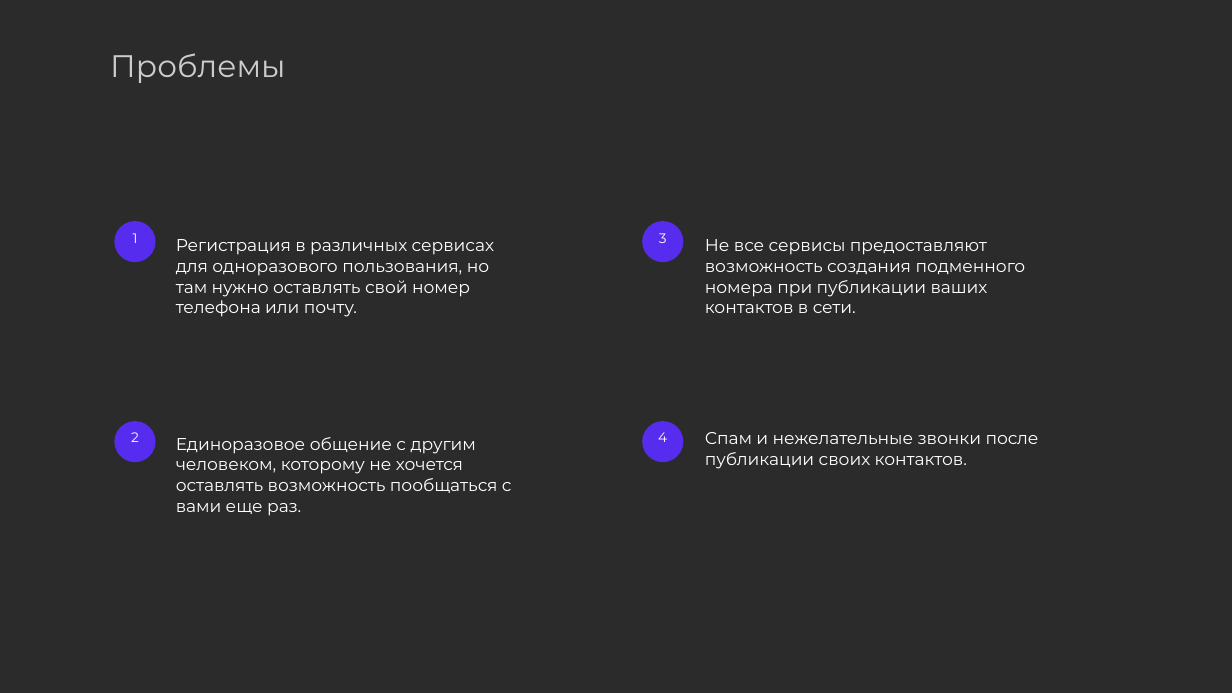
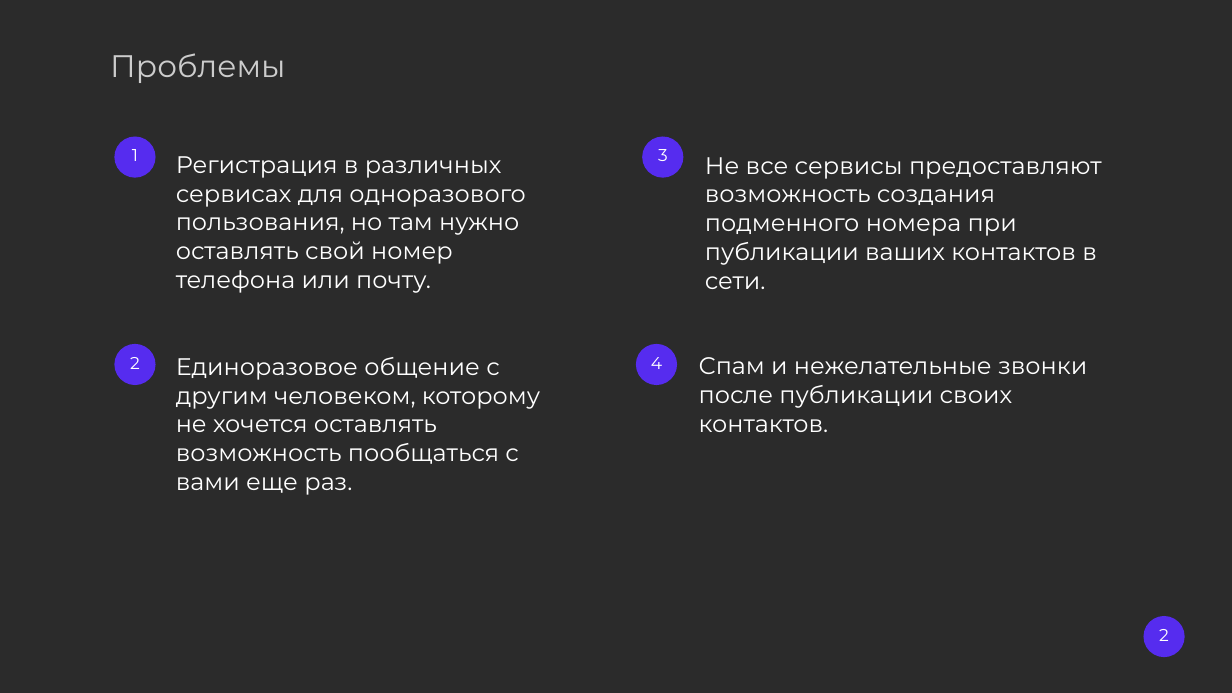
Before and after one commit to ContactProxyDev/Pitch, a slide deck: slide 2 of Startup Pitch.pptx. Drawn at 1232x693 pixels with LibreOffice and Linux fonts; fonts in the diff are those of the drawing; background and template pictures are left out; a plain dark background stands for a picture behind light text. Boxes give left, top, right and bottom in pixels: in the first picture for what was removed or moved away, otherwise in the second. Text is boxed around its words. In the diff, an @@ line names an element or a change of style, - is before the commit and + after.

```diff
--- a/Startup Pitch.pptx
+++ b/Startup Pitch.pptx
@@ text "1": place and size @@
-text "1" at box(133, 233, 138, 243)
+text "1" at box(132, 149, 138, 161)
@@ ellipse: place and size @@
-ellipse at box(115, 222, 154, 261)
+ellipse at box(115, 137, 154, 176)
@@ text "Регистрация в различных сервисах для ...": place and size @@
-text "Регистрация в различных сервисах для ..." at box(176, 239, 494, 317)
+text "Регистрация в различных сервисах для ..." at box(176, 156, 525, 293)
@@ size 8 to 10 pt in 4 elements at box(130, 357, 140, 369), box(651, 357, 662, 369), box(132, 149, 138, 161), box(658, 149, 668, 161) @@
@@ text "3": place and size @@
-text "3" at box(659, 233, 667, 243)
+text "3" at box(658, 149, 668, 161)
@@ ellipse: place and size @@
-ellipse at box(643, 222, 683, 261)
+ellipse at box(643, 137, 683, 176)
@@ size 10 to 14 pt in 4 elements at box(176, 357, 540, 495), box(176, 156, 525, 293), box(699, 357, 1087, 432), box(705, 157, 1102, 289) @@
@@ text "Не все сервисы предоставляют возможность ...": place and size @@
-text "Не все сервисы предоставляют возможность ..." at box(705, 239, 1026, 313)
+text "Не все сервисы предоставляют возможность ..." at box(705, 157, 1102, 289)
@@ text "2": place and size @@
-text "2" at box(131, 432, 139, 442)
+text "2" at box(130, 357, 140, 369)
@@ ellipse: place and size @@
-ellipse at box(115, 421, 154, 461)
+ellipse at box(115, 345, 154, 384)
@@ text "Единоразовое общение с другим человеком, ...": place and size @@
-text "Единоразовое общение с другим человеком, ..." at box(176, 437, 512, 516)
+text "Единоразовое общение с другим человеком, ..." at box(176, 357, 540, 495)
@@ text "4": place and size @@
-text "4" at box(658, 432, 667, 442)
+text "4" at box(651, 357, 662, 369)
@@ ellipse: place and size @@
-ellipse at box(643, 421, 683, 461)
+ellipse at box(637, 345, 676, 384)
@@ text "Спам и нежелательные звонки после ...": place and size @@
-text "Спам и нежелательные звонки после ..." at box(705, 432, 1039, 469)
+text "Спам и нежелательные звонки после ..." at box(699, 357, 1087, 432)
@@ ellipse added at box(1145, 617, 1184, 657), fill #562CEF, outline #562CEF 0.75 pt @@
@@ text added at box(1159, 629, 1169, 641), 10 pt, text #FFFFFF @@
+2
```
Also in this commit, not shown: 2 other slides changed, 6 slides added, 7 slides removed.
